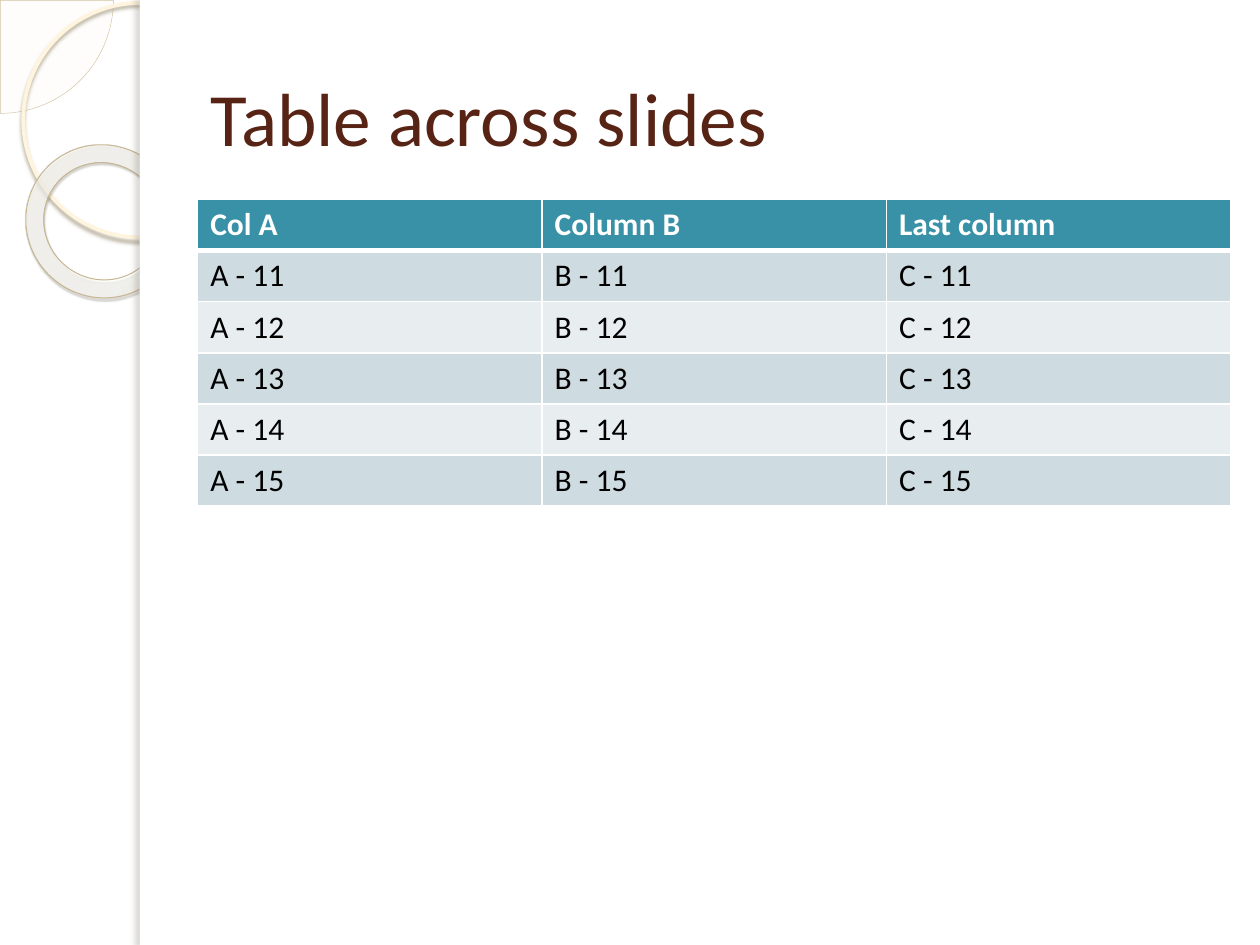
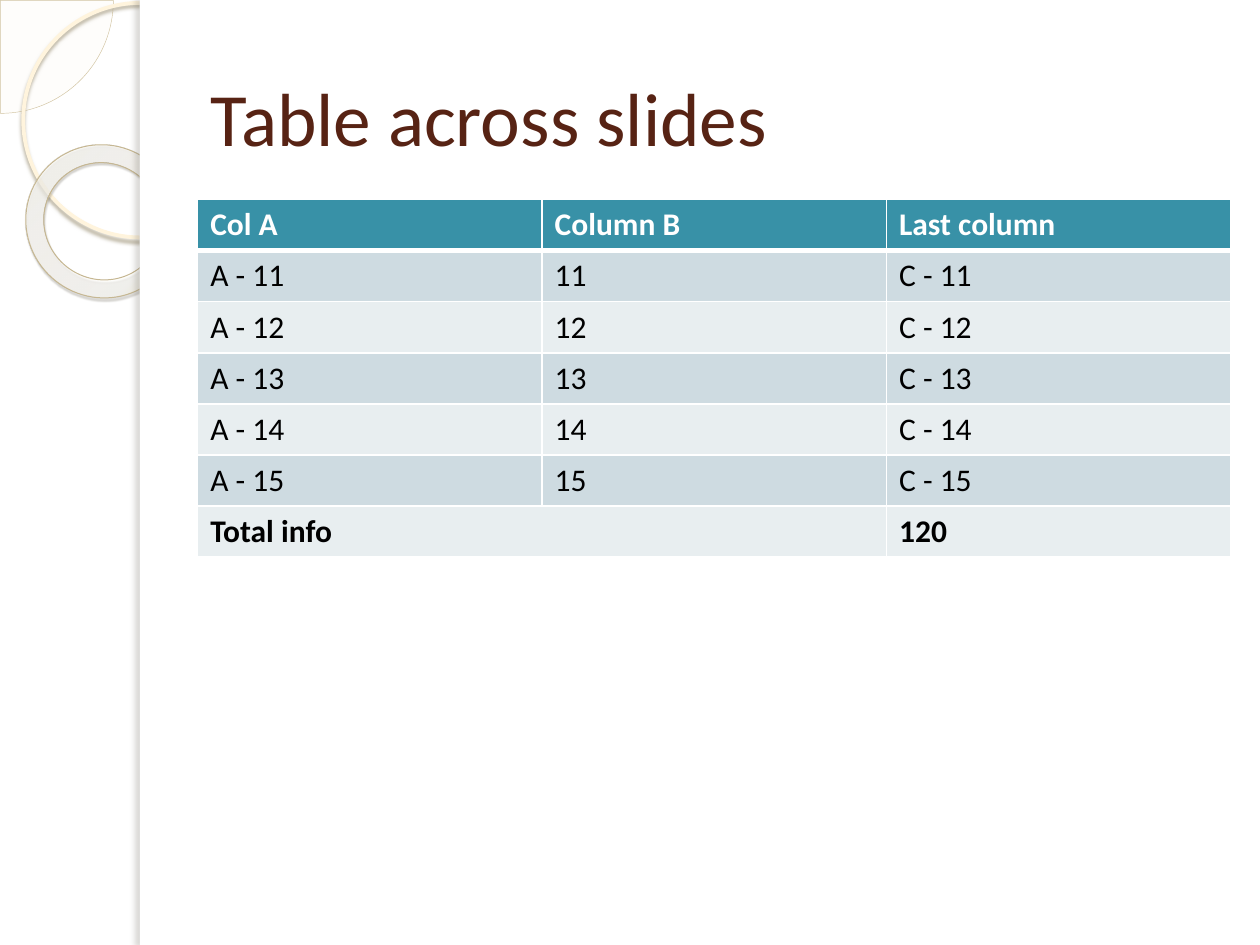
Before and after one commit to ngs-doo/TemplaterExamples, a slide deck: slide 6 of Intermediate/SharedCharts/result.pptx. Drawn at 1260x945 pixels with LibreOffice and Linux fonts; fonts in the diff are those of the drawing; background and template pictures are left out. Boxes give left, top, right and bottom in pixels: in the first picture for what was removed or moved away, otherwise in the second. Text is boxed around its words. In the diff, an @@ line names an element or a change of style, - is before the commit and + after.

Commit message:
Expand table splitting pptx example
Show how to present footer row only on the last page (collapse/remove tags/rows when its not last page).
Also show how to present some table level aggregate on that last table, which is across entire table, not just entries on that slide.

```diff
--- a/Intermediate/SharedCharts/result.pptx
+++ b/Intermediate/SharedCharts/result.pptx
@@ table at [198,199,1230,557] @@
-row 2: A - 11 | B - 11 | C - 11
-row 3: A - 12 | B - 12 | C - 12
-row 4: A - 13 | B - 13 | C - 13
-row 5: A - 14 | B - 14 | C - 14
-row 6: A - 15 | B - 15 | C - 15
+row 2: A - 11 | 11 | C - 11
+row 3: A - 12 | 12 | C - 12
+row 4: A - 13 | 13 | C - 13
+row 5: A - 14 | 14 | C - 14
+row 6: A - 15 | 15 | C - 15
+row 7: Total info |  | 120
```
Also in this commit, not shown: 1 other slide changed, 4 other files.
